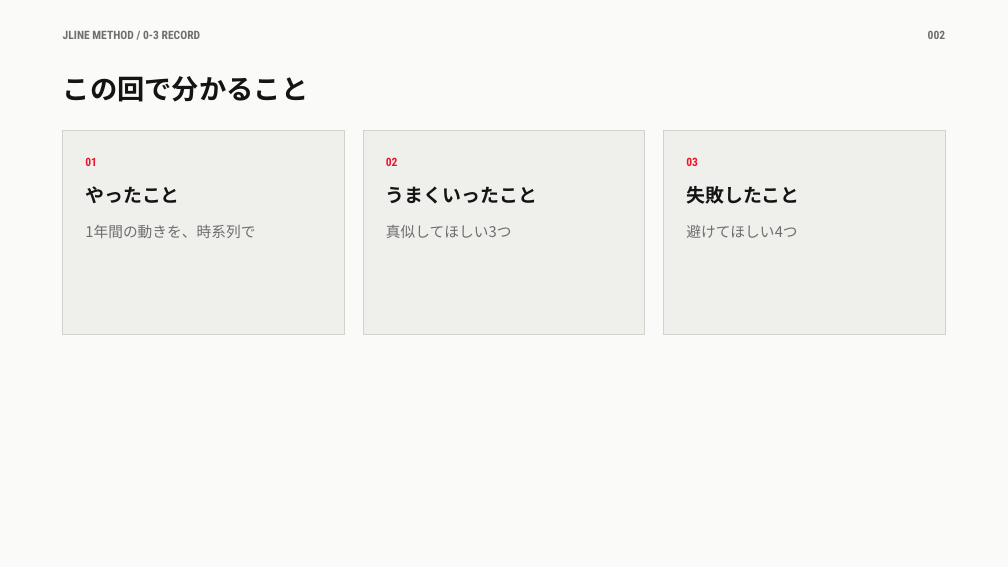
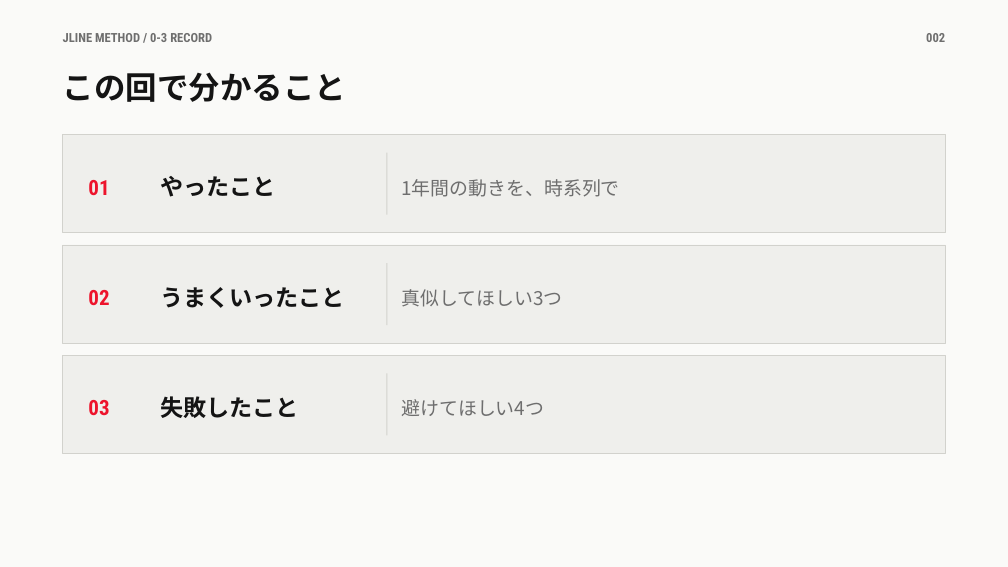
Before and after one commit to takafumisuzuki1117-sys/takafumi_suzuki, a slide deck: slide 2 of JLINEメソッド/教材/0章/0-3_鈴木の1年を数字で.pptx. Drawn at 1008x567 pixels with LibreOffice and Linux fonts; fonts in the diff are those of the drawing. Boxes give left, top, right and bottom in pixels: in the first picture for what was removed or moved away, otherwise in the second. Text is boxed around its words. In the diff, an @@ line names an element or a change of style, - is before the commit and + after.

```diff
--- a/JLINEメソッド/教材/0章/0-3_鈴木の1年を数字で.pptx
+++ b/JLINEメソッド/教材/0章/0-3_鈴木の1年を数字で.pptx
@@ text "JLINE METHOD / 0-3 RECORD" at [63,33,212,42]: size 11 to 12 pt @@
@@ text "002" at [926,33,945,42]: size 11 to 12 pt @@
@@ text "この回で分かること" at [63,72,346,102]: size 26 to 30 pt; line spacing 1.25 to 1.2 @@
@@ rectangle: place and size @@
-rectangle at [63,131,344,335]
+rectangle at [63,135,945,233]
@@ text "01": place and size @@
-text "01" at [85,157,97,166]
+text "01" at [88,180,109,195]
@@ text "やったこと": place and size @@
-text "やったこと" at [85,186,180,203]
+text "やったこと" at [160,176,275,197]
@@ text "1年間の動きを、時系列で": place and size @@
-text "1年間の動きを、時系列で" at [85,224,255,238]
+text "1年間の動きを、時系列で" at [401,179,619,197]
@@ rectangle removed at [664,131,945,335] @@
@@ rectangle added at [386,153,387,215], fill #D2D2CD @@
@@ rectangle: place and size @@
-rectangle at [363,131,644,335]
+rectangle at [63,245,945,343]
@@ text "02": place and size @@
-text "02" at [386,157,398,166]
+text "02" at [88,290,109,305]
@@ text "うまくいったこと": place and size @@
-text "うまくいったこと" at [386,186,537,203]
+text "うまくいったこと" at [160,287,344,308]
@@ rectangle added at [386,263,387,325], fill #D2D2CD @@
@@ text "真似してほしい3つ": place and size @@
-text "真似してほしい3つ" at [386,225,512,238]
+text "真似してほしい3つ" at [401,289,562,307]
@@ rectangle added at [63,355,945,454], fill #EFEFEC, outline #D2D2CD 0.75 pt @@
@@ size 11 to 20 pt; vertical alignment top to middle in 3 elements at [88,180,109,195], [88,290,109,305], [88,400,109,415] @@
@@ text "03": place and size @@
-text "03" at [686,157,698,166]
+text "03" at [88,400,109,415]
@@ size 18 to 22 pt; vertical alignment top to middle in 3 elements at [160,176,275,197], [160,287,344,308], [160,396,298,418] @@
@@ text "失敗したこと": place and size @@
-text "失敗したこと" at [686,186,799,204]
+text "失敗したこと" at [160,396,298,418]
@@ size 14 to 18 pt; line spacing 1.4 to 1.35; vertical alignment top to middle in 3 elements at [401,289,562,307], [401,179,619,197], [401,399,544,416] @@
@@ text "避けてほしい4つ": place and size @@
-text "避けてほしい4つ" at [686,225,797,238]
+text "避けてほしい4つ" at [401,399,544,416]
@@ rectangle added at [386,374,387,436], fill #D2D2CD @@
```
Also in this commit, not shown: 9 other slides changed, 9 other files.
